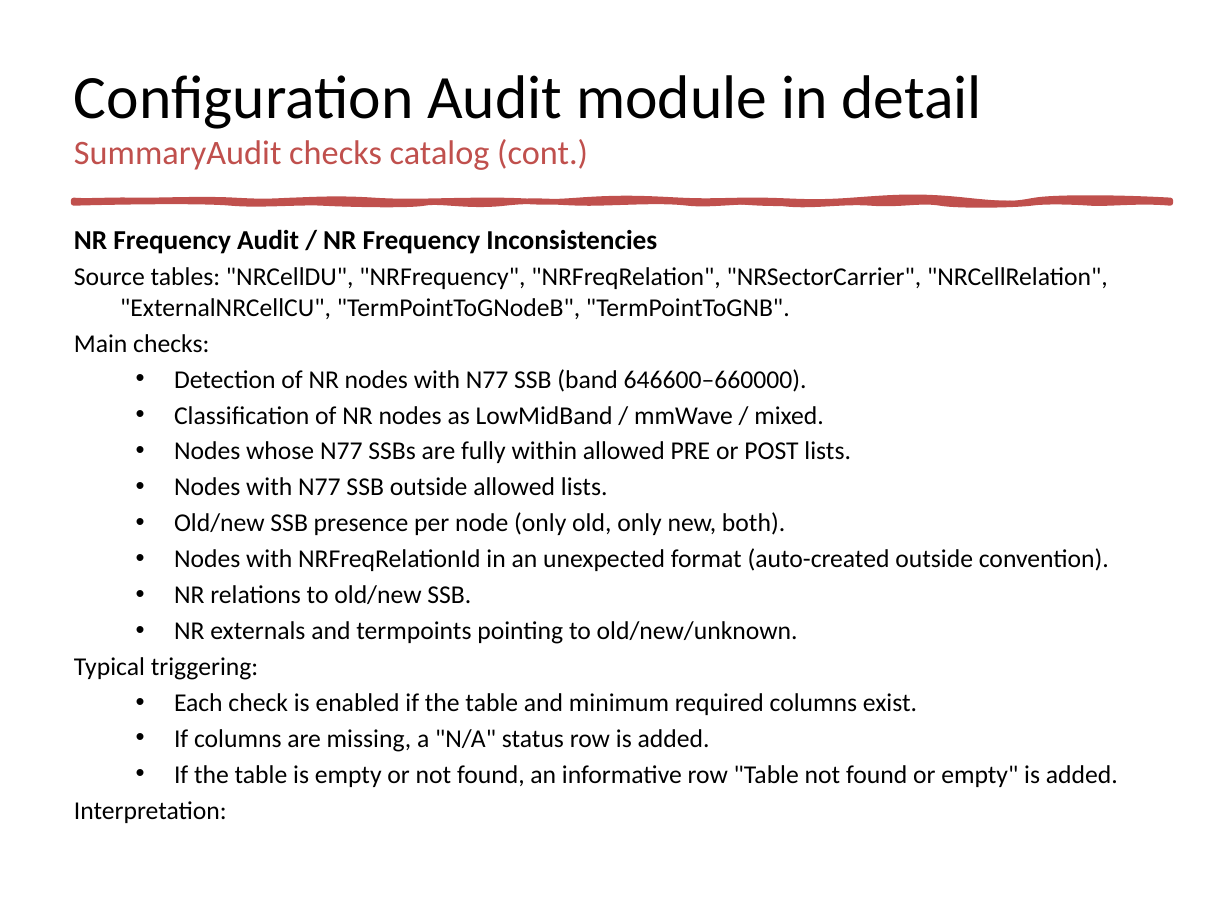
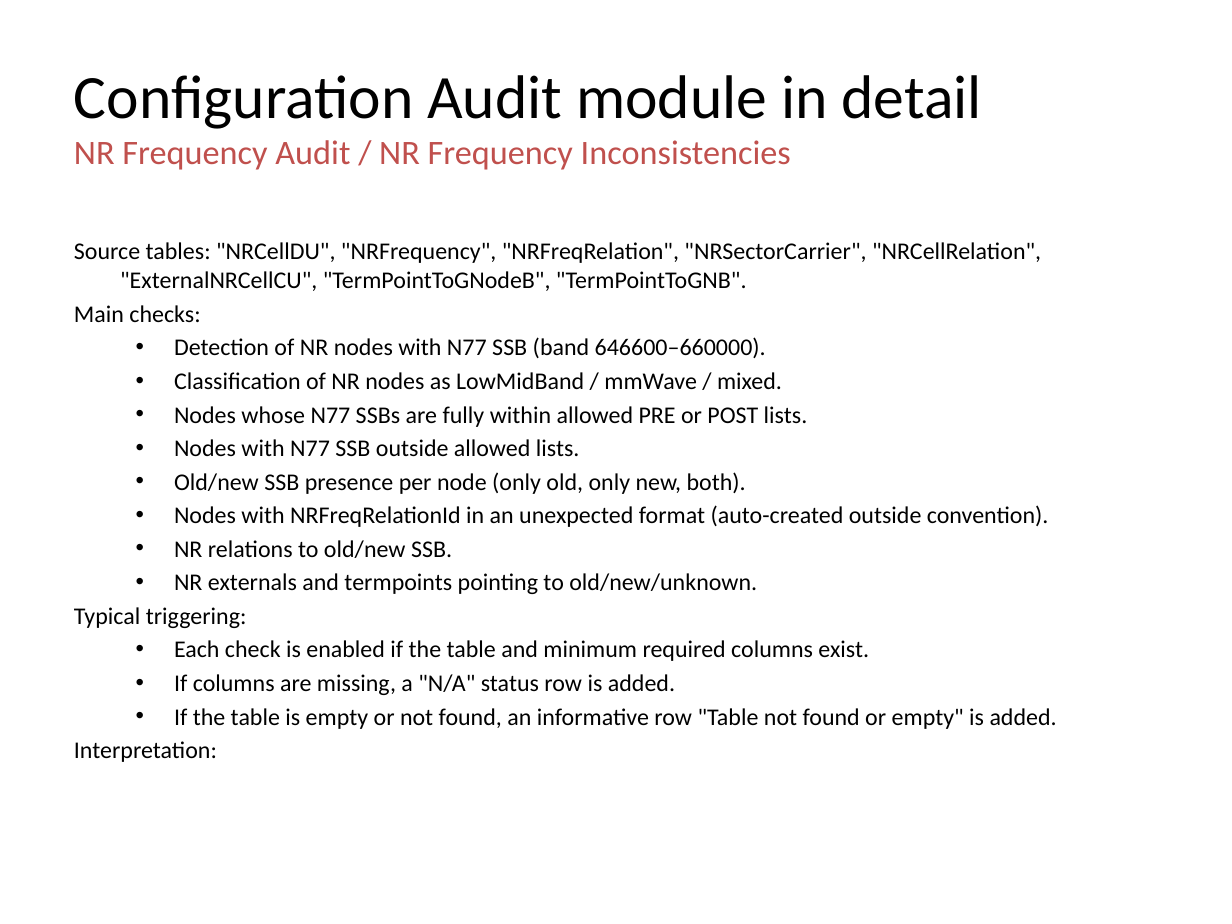
Before and after one commit to jaimetur/SSB_RetuningAutomations, a slide deck: slide 18 of help/User-Guide-SSB-Retuning-Automations-v0.7.4.pptx (slide 19 before the commit). Drawn at 1232x924 pixels with LibreOffice and Linux fonts; fonts in the diff are those of the drawing; background and template pictures are left out. Boxes give left, top, right and bottom in pixels: in the first picture for what was removed or moved away, otherwise in the second. Text is boxed around its words. In the diff, an @@ line names an element or a change of style, - is before the commit and + after.

Commit message:
Updated Technical User Guides to include the Check catalog of SummaryAudit table (with tips)

```diff
--- a/help/User-Guide-SSB-Retuning-Automations-v0.7.4.pptx
+++ b/help/User-Guide-SSB-Retuning-Automations-v0.7.4.pptx
@@ title at (x1=74, y1=140, x2=791, y2=170): text changed @@
-SummaryAudit checks catalog (cont.)
+NR Frequency Audit / NR Frequency Inconsistencies
@@ freeform shape removed at (x1=74, y1=201, x2=1170, y2=203) @@
@@ text "Source tables: "NRCellDU", "NRFrequency", "NRFreqRelation", ..." moved from (x1=74, y1=229, x2=1118, y2=823) to (x1=74, y1=242, x2=1057, y2=762) @@
@@ text "Source tables: "NRCellDU", "NRFrequency", "NRFreqRelation", ..." at (x1=74, y1=242, x2=1057, y2=762): size 15 to 14 pt @@
@@ text at (x1=74, y1=229, x2=657, y2=254): paragraph removed @@
-NR Frequency Audit / NR Frequency Inconsistencies
```
Also in this commit, not shown: 46 other slides changed, 5 slides added, 1 slide removed, 6 other files.
